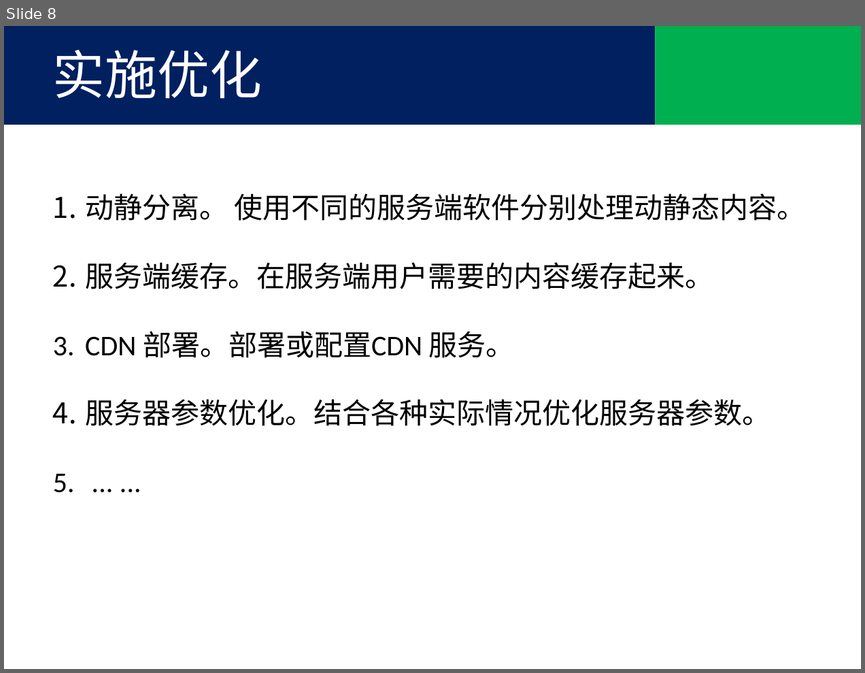
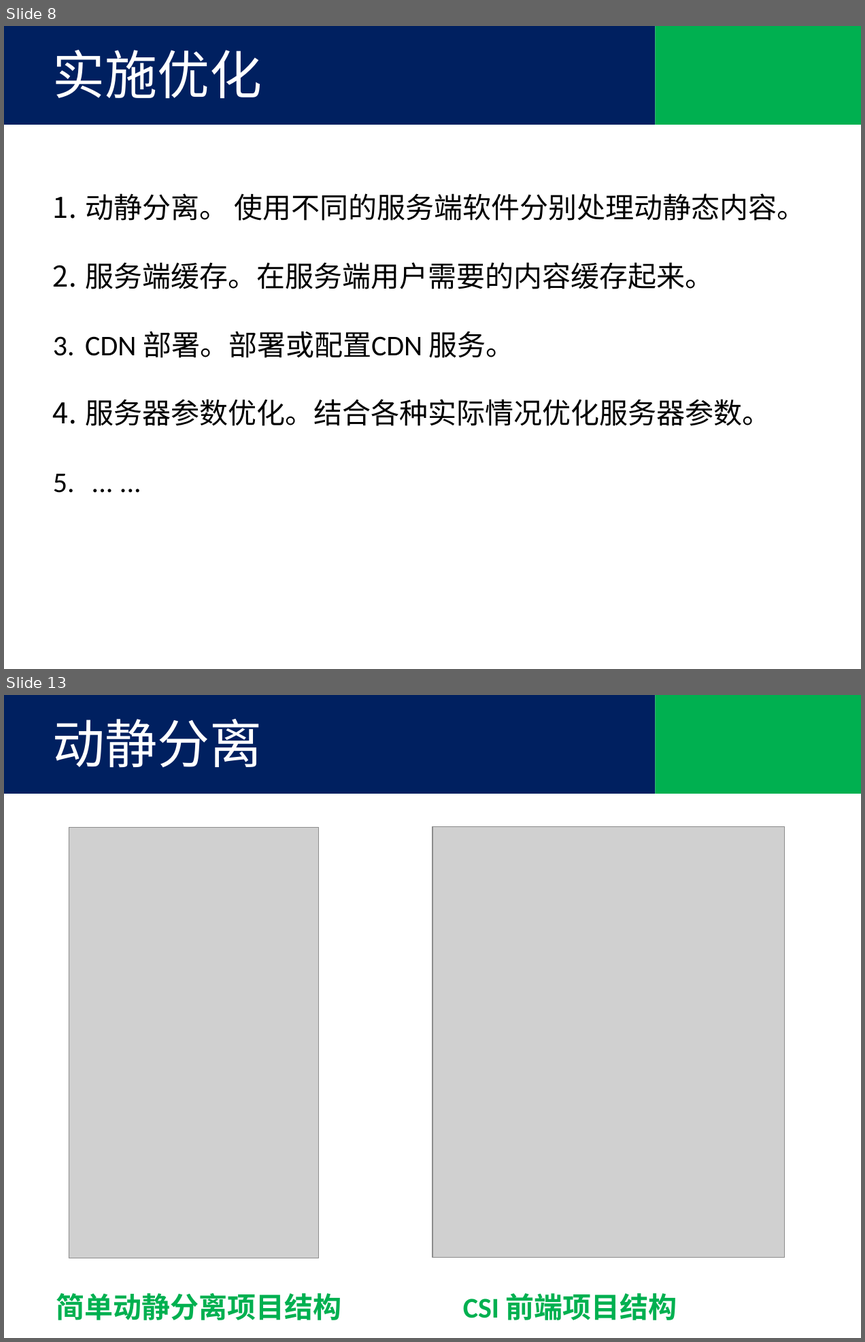
Before and after one commit to tjx222/javatrain, a slide deck: 前端优化.pptx. Shown one above the other, each under a label of ours: slide 8 before the commit, slides 8 and 13 after it; the slides between them are not shown. The pictures are 865x673 and 865x1342 pixels, drawn with LibreOffice and Linux fonts; fonts in the diff are those of the drawing; grey boxes stand for pictures; background and template pictures are left out. Boxes give left, top, right and bottom in pixels: in the first picture for what was removed or moved away, otherwise in the second. Text is boxed around its words. In the diff, an @@ line names an element or a change of style, - is before the commit and + after.

```diff
--- a/前端优化.pptx
+++ b/前端优化.pptx
@@ slide 13 added at bbox=[4, 695, 861, 1338], background #FFFFFF @@
@@ rectangle added at bbox=[4, 695, 655, 794], fill #002060 @@
@@ rectangle added at bbox=[655, 695, 861, 794], fill #00B050 @@
@@ text added at bbox=[53, 719, 262, 768], 44 pt, text #FFFFFF @@
+动静分离
@@ picture added at bbox=[69, 828, 318, 1258] @@
@@ picture added at bbox=[432, 826, 785, 1256] @@
@@ text added at bbox=[56, 1293, 342, 1320], 24 pt, text #00B050, bold @@
+简单动静分离项目结构
@@ text added at bbox=[463, 1293, 677, 1320], 24 pt, text #00B050, bold @@
+CSI 前端项目结构
```
Also in this commit, not shown: 4 slides changed, 3 other slides added.
